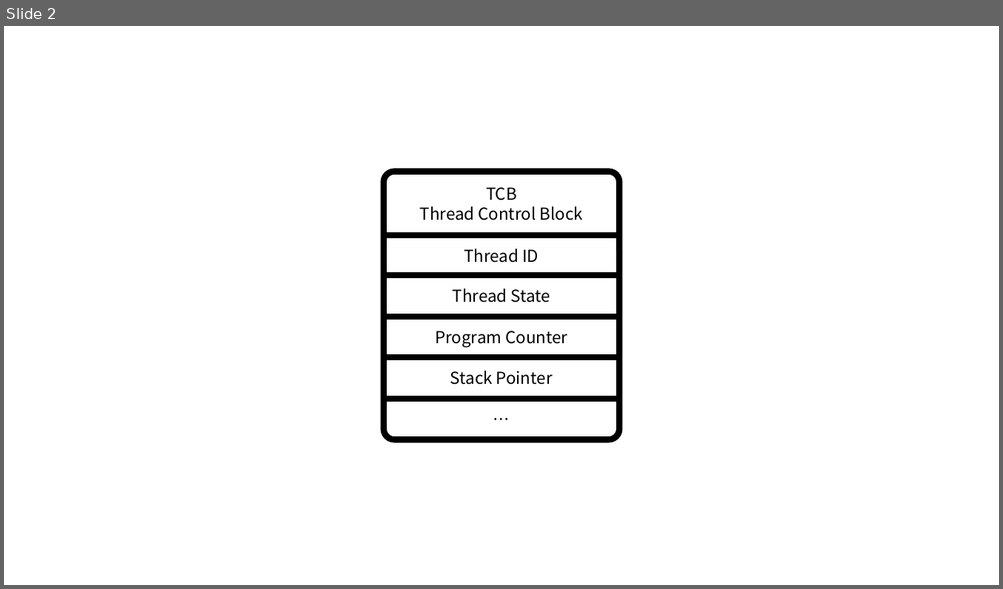
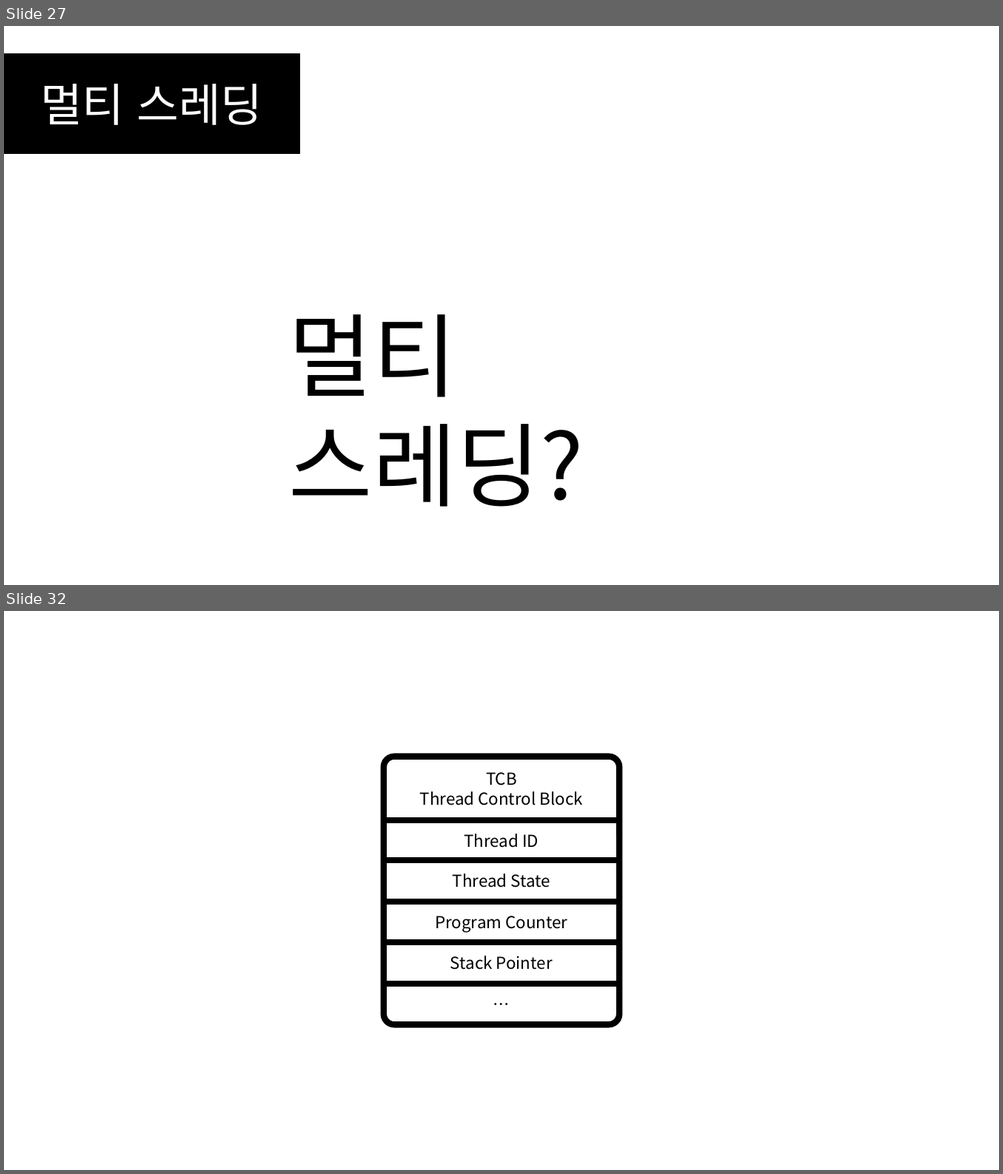
Before and after one commit to SEH00N/SDLU, a slide deck: ServerLecture/PT/3강 멀티스레딩 이론.pptx. Shown one above the other, each under a label of ours: slide 2 before the commit, slides 27 and 32 after it; the slides between them are not shown. The pictures are 1003x589 and 1003x1174 pixels, drawn with LibreOffice and Linux fonts; fonts in the diff are those of the drawing. Boxes give left, top, right and bottom in pixels: in the first picture for what was removed or moved away, otherwise in the second. Text is boxed around its words. In the diff, an @@ line names an element or a change of style, - is before the commit and + after.

```diff
--- a/ServerLecture/PT/3강 멀티스레딩 이론.pptx
+++ b/ServerLecture/PT/3강 멀티스레딩 이론.pptx
@@ slide 27 added at [4, 26, 999, 585], background #FFFFFF @@
@@ rectangle added at [4, 53, 299, 153], fill #000000, outline #000000 1 pt, 44 pt, text #FFFFFF @@
+멀티 스레딩
@@ text added at [289, 315, 583, 507], 88 pt, text #000000 @@
+멀티 스레딩?
@@ what was slide 2 is now slide 32 @@
```
Also in this commit, not shown: 29 other slides added, 2 other files.
